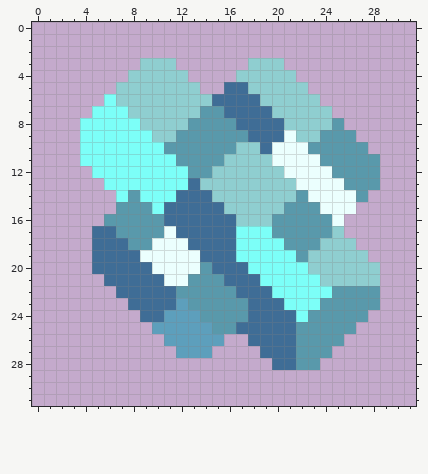
Two states of a pixel-art sprite, sprites/items/item-curium.png. Above, as it was before the edit.
The file is 32x32 pixels.
The same view after the edit:
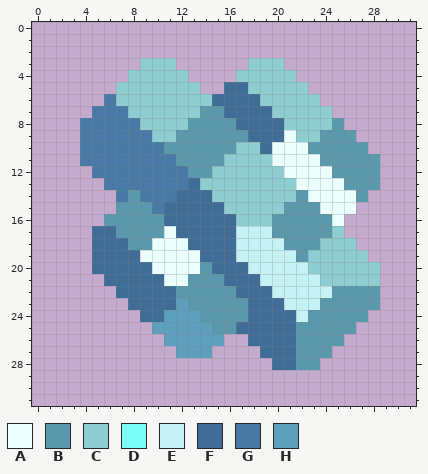
Palette (. is transparent): A #ebfffe  B #5999ab  C #8fced0  D #7cfff8  E #c6f1f5  F #3f6d96  G #497aa5  H #5d9fbc
The edit:
The author changed colour D to colour E in row 17 at x 17 to 19; in row 18 at x 17 to 20; in row 19 at x 17 to 21; in row 20 at x 18 to 22; in row 21 at x 19 to 23; in row 22 at x 20 to 24.
The author changed colour D to colour E in row 23 at x 21 to 23; in row 24 at x 22.
The author changed colour D to colour G in row 6 at x 6; in row 7 at x 5 to 7; in row 8 at x 4 to 8; in row 9 at x 4 to 9; in row 10 at x 4 to 10; in row 11 at x 4 to 11.
The author changed colour D to colour G in row 12 at x 5 to 12; in row 13 at x 6 to 12; in row 14 at x 7 and 9 to 11; in row 15 at x 10.
